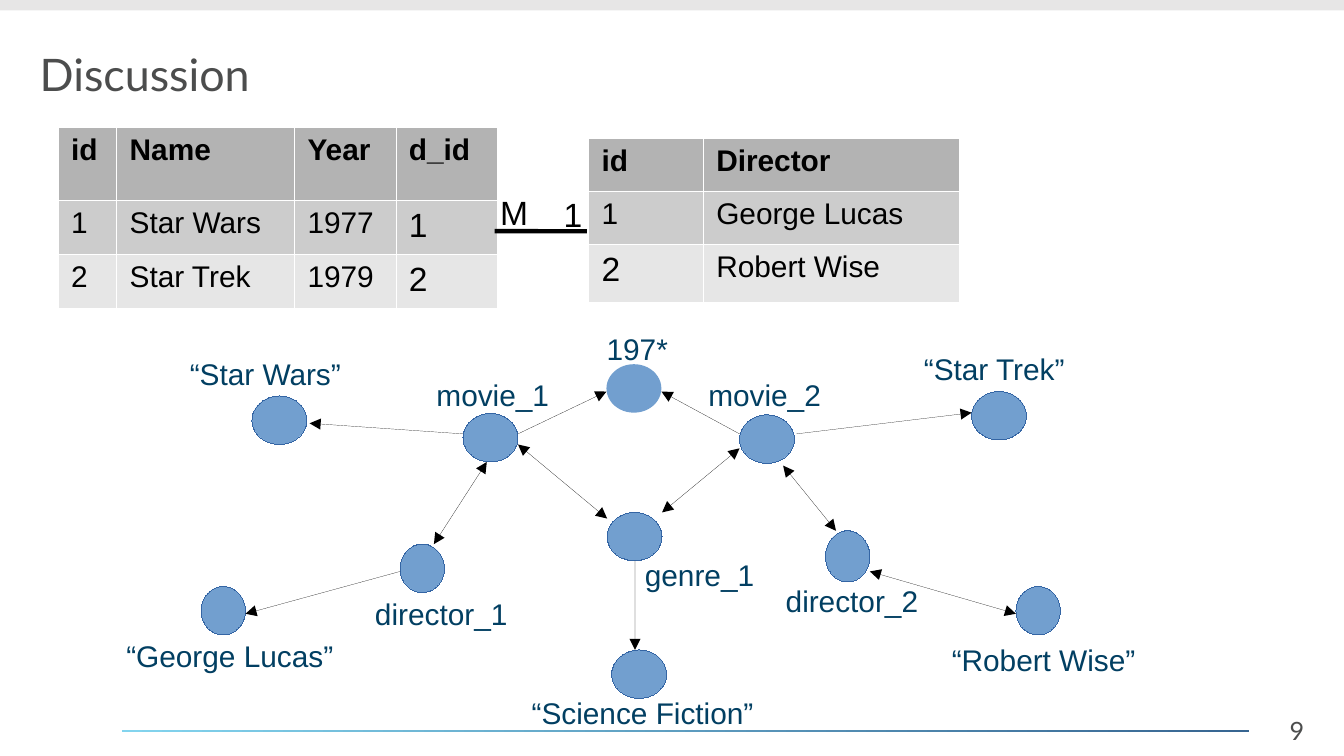
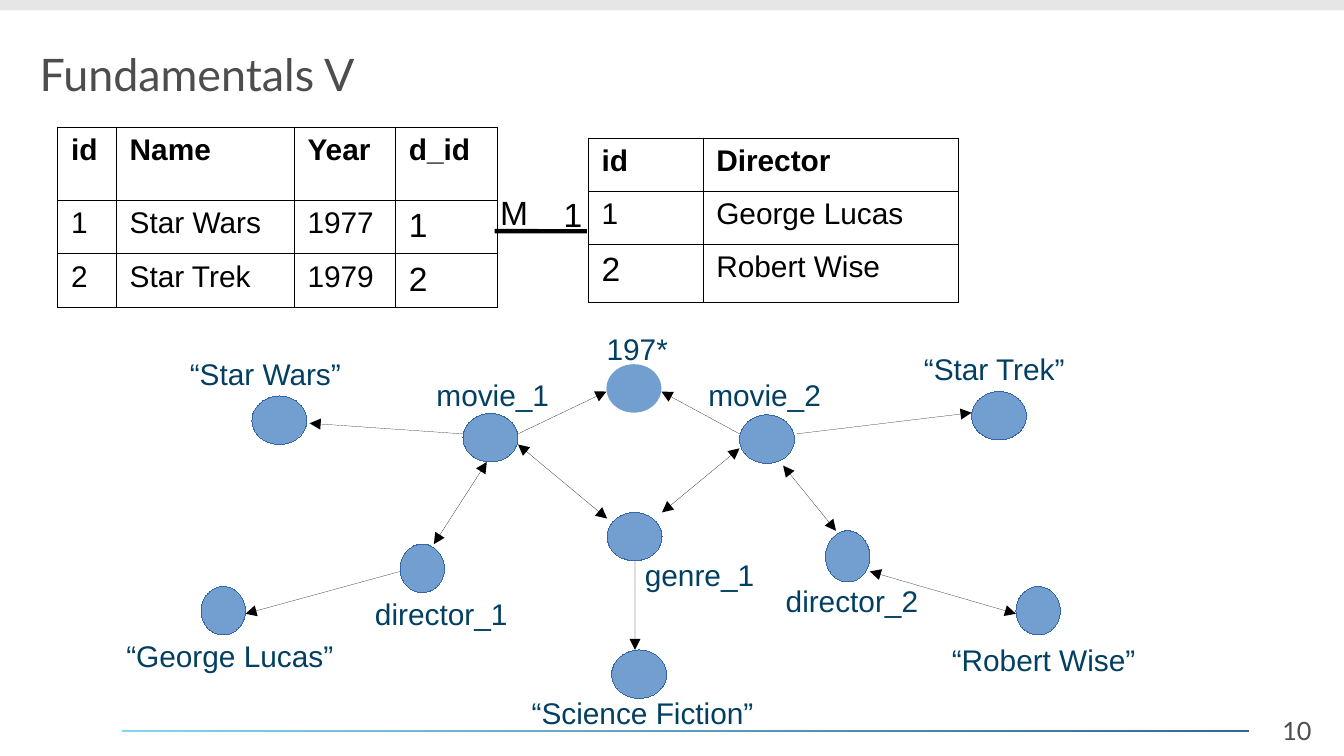
Before and after one commit to daelmo/DB2GraphGenerator, a slide deck: slide 10 of presentation/Analyse_eines_Forschungsthemas.odp (slide 9 before the commit). Drawn at 1344x756 pixels with LibreOffice and Linux fonts; fonts in the diff are those of the drawing; background and template pictures are left out. Boxes give left, top, right and bottom in pixels: in the first picture for what was removed or moved away, otherwise in the second. Text is boxed around its words. In the diff, an @@ line names an element or a change of style, - is before the commit and + after.

```diff
--- a/presentation/Analyse_eines_Forschungsthemas.odp
+++ b/presentation/Analyse_eines_Forschungsthemas.odp
@@ title at bbox=[40, 58, 354, 92]: text changed @@
-Discussion
+Fundamentals V
@@ table at bbox=[58, 126, 496, 302] @@
@@ fill #B3B3B3 to none in row 1 @@
@@ fill #CCCCCC to none in row 2 @@
@@ fill #E6E6E6 to none in row 3 @@
@@ borders changed @@
@@ table at bbox=[589, 138, 958, 302] @@
@@ fill #B3B3B3 to none in row 1 @@
@@ fill #CCCCCC to none in row 2 @@
@@ fill #E6E6E6 to none in row 3 @@
@@ borders changed @@
@@ page number at bbox=[1282, 722, 1311, 740]: text changed @@
-9
+10
```
Also in this commit, not shown: 27 other slides changed, 3 slides added, 1 slide removed, 1 other file.
